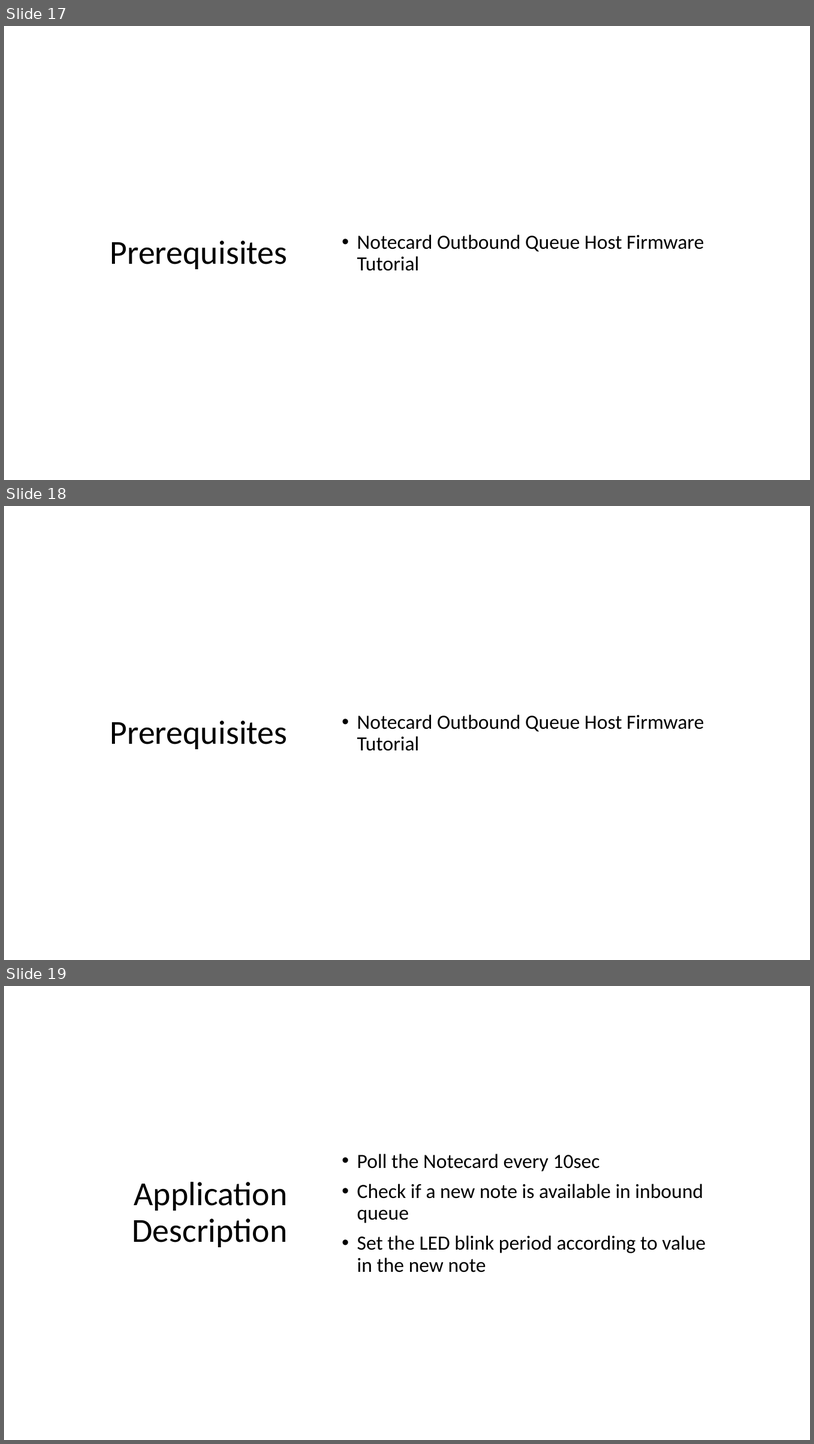
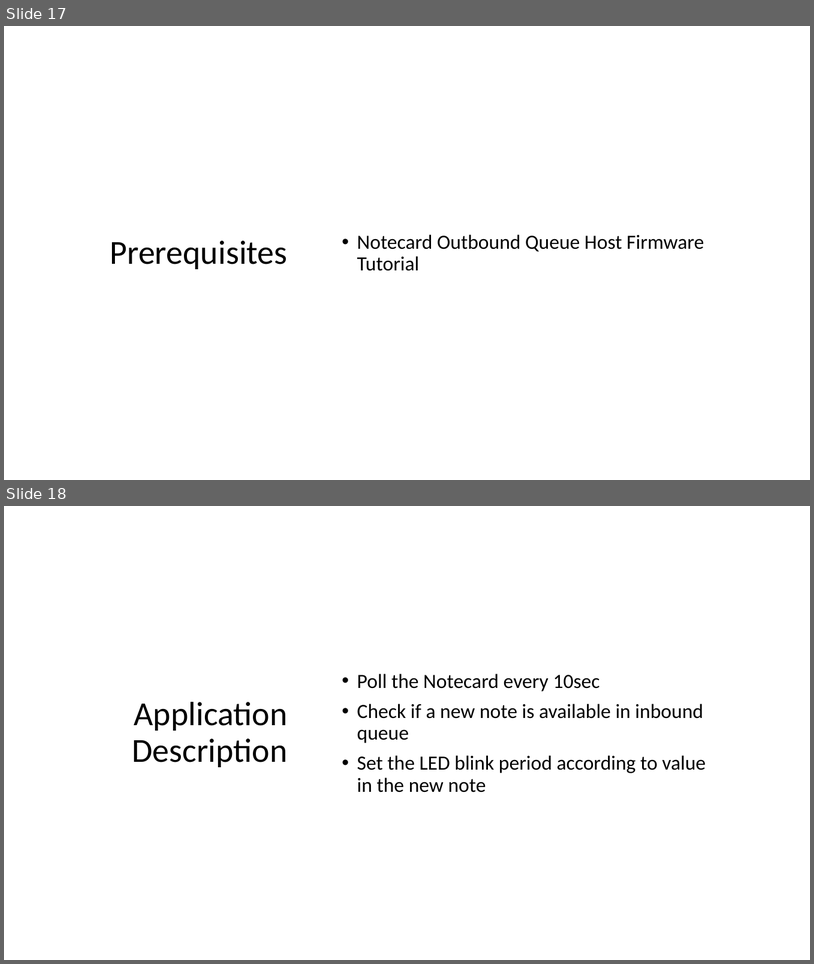
Before and after one commit to blues/note-tutorials, a slide deck: Host Firmware Tutorial.pptx. Shown one above the other, each under a label of ours: slides 17, 18 and 19 before the commit, slides 17 and 18 after it. The pictures are 814x1444 and 814x964 pixels, drawn with LibreOffice and Linux fonts; fonts in the diff are those of the drawing. Boxes give left, top, right and bottom in pixels: in the first picture for what was removed or moved away, otherwise in the second. Text is boxed around its words. In the diff, an @@ line names an element or a change of style, - is before the commit and + after.

Commit message:
Adds tutorial outline for creating a QI-file
Outlines procedure in powerpoint with screenshots and command to
be copied/pasted.

Minor changes to source code to support tutorial addition

```diff
--- a/Host Firmware Tutorial.pptx
+++ b/Host Firmware Tutorial.pptx
@@ slide 18 removed at bbox=[4, 506, 810, 960], background #FFFFFF @@
@@ title removed at bbox=[110, 720, 287, 749] @@
-Prerequisites
@@ text removed at bbox=[357, 714, 704, 751] @@
-• Notecard Outbound Queue Host Firmware Tutorial
@@ what was slide 19 is now slide 18 @@
```
Also in this commit, not shown: 5 slides changed, 9 slides added, 1 other slide removed, 1 other file.
